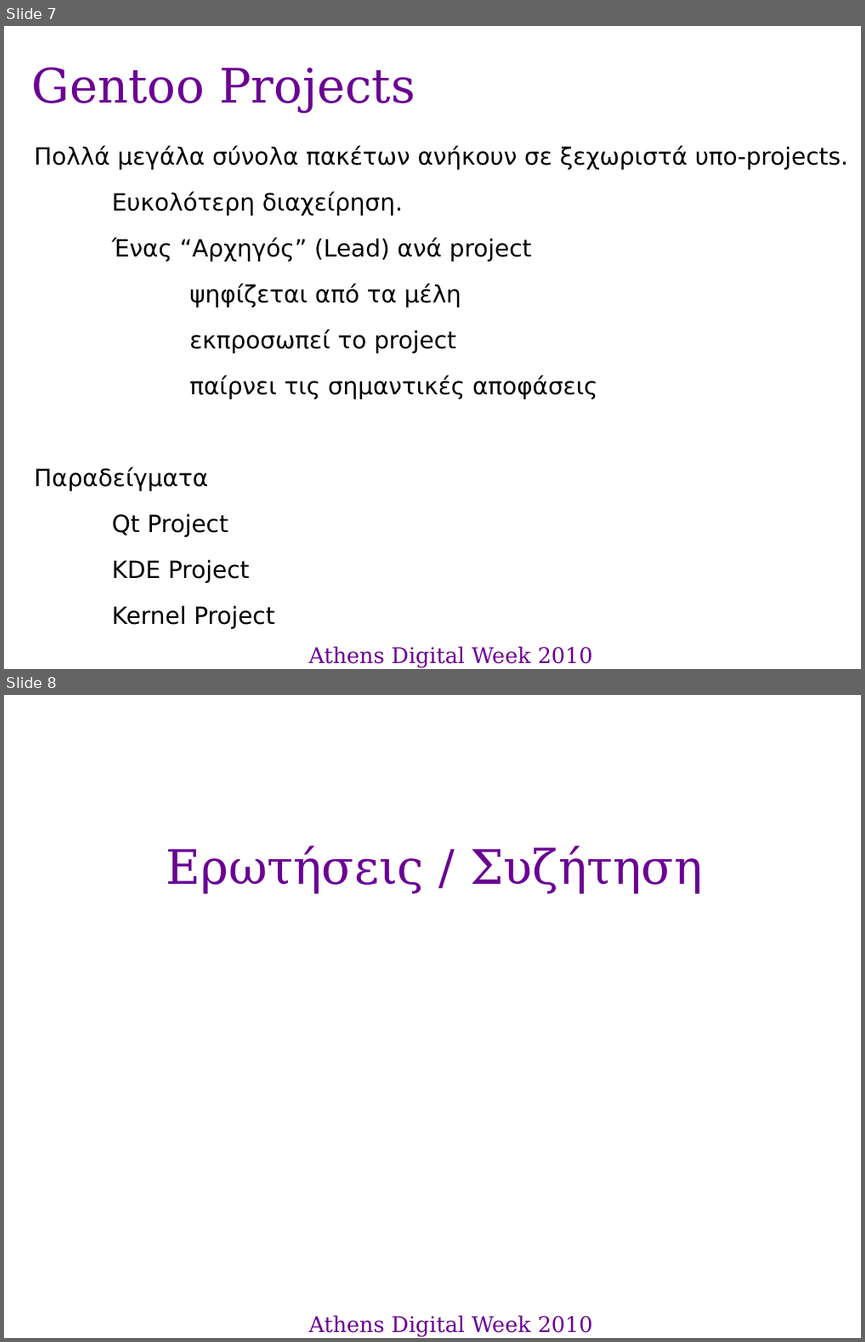
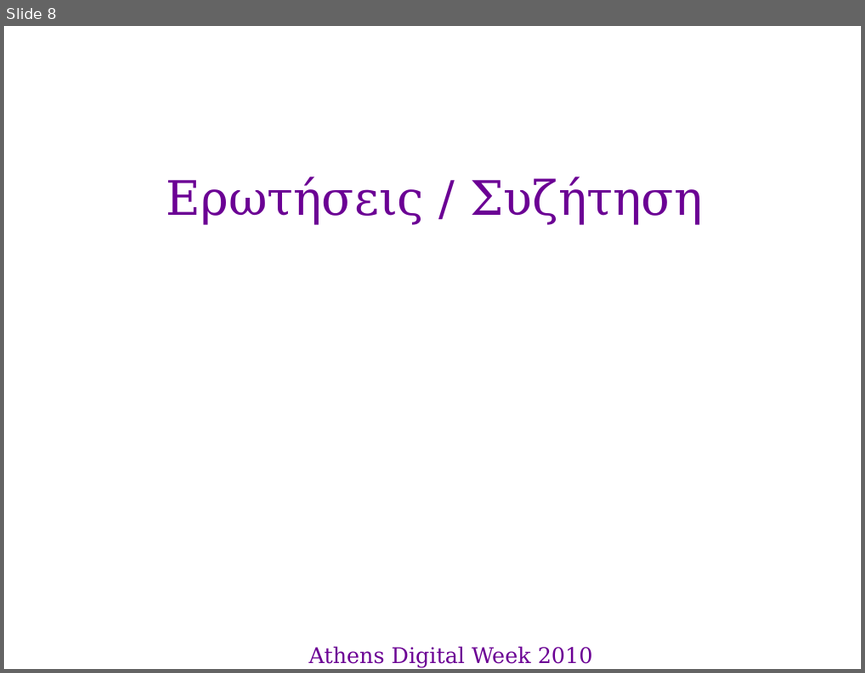
Before and after one commit to gentoo-el/presentations, a slide deck: adw_2010.odp. Shown one above the other, each under a label of ours: slides 7 and 8 before the commit, slide 8 after it. The pictures are 865x1342 and 865x673 pixels, drawn with LibreOffice and Linux fonts; fonts in the diff are those of the drawing; background and template pictures are left out. Boxes give left, top, right and bottom in pixels: in the first picture for what was removed or moved away, otherwise in the second. Text is boxed around its words. In the diff, an @@ line names an element or a change of style, - is before the commit and + after.

```diff
--- a/adw_2010.odp
+++ b/adw_2010.odp
@@ slide 7 removed at bbox=[4, 26, 861, 669], background picture (left out) @@
@@ title removed at bbox=[31, 67, 415, 113] @@
-Gentoo Projects
@@ text removed at bbox=[34, 146, 848, 629] @@
-Πολλά μεγάλα σύνολα πακέτων ανήκουν σε ξεχωριστά υπο-projects.
-Ευκολότερη διαχείρηση.
-Ένας “Αρχηγός” (Lead) ανά project
-ψηφίζεται από τα μέλη
-εκπροσωπεί το project
-παίρνει τις σημαντικές αποφάσεις
-Παραδείγματα
-Qt Project
-KDE Project
-Kernel Project
@@ title removed at bbox=[309, 646, 593, 668] @@
-Athens Digital Week 2010
```
Also in this commit, not shown: 2 slides changed, 1 slide added.
